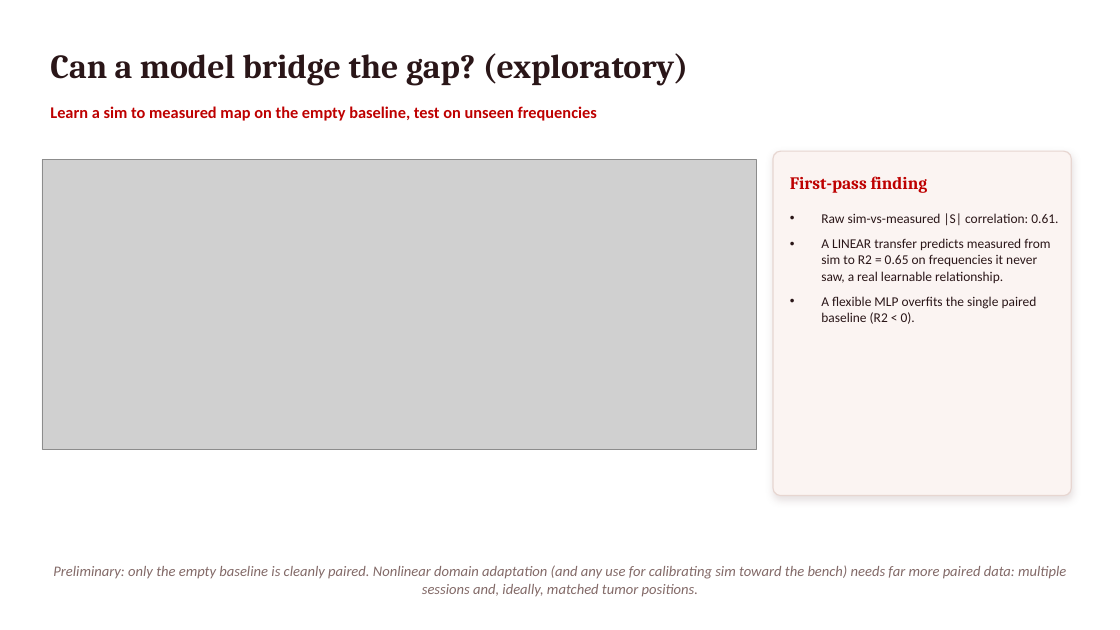
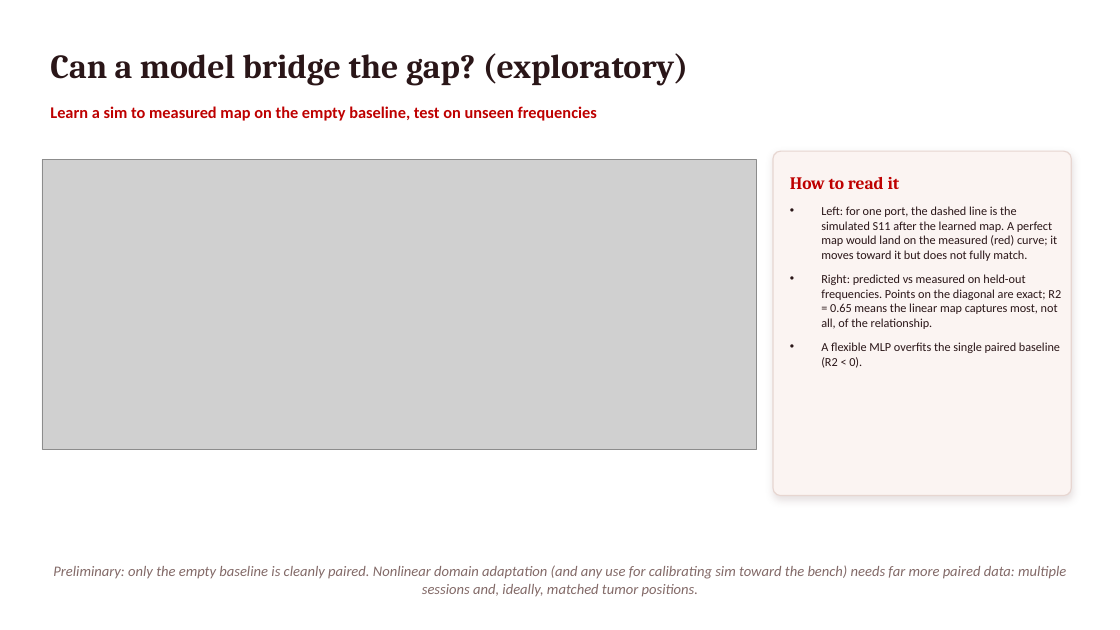
Before and after one commit to pmart1534/microwave-phantom-localization-cnn-mlp, a slide deck: slide 8 of regression_deck/Deck3_Sim_vs_Measured.pptx. Drawn at 1120x630 pixels with LibreOffice and Linux fonts; fonts in the diff are those of the drawing; grey boxes stand for pictures. Boxes give left, top, right and bottom in pixels: in the first picture for what was removed or moved away, otherwise in the second. Text is boxed around its words. In the diff, an @@ line names an element or a change of style, - is before the commit and + after.

```diff
--- a/regression_deck/Deck3_Sim_vs_Measured.pptx
+++ b/regression_deck/Deck3_Sim_vs_Measured.pptx
@@ text at (x1=790, y1=177, x2=900, y2=189): text changed @@
-First-pass finding
+How to read it
@@ text "Left: for one port, the ..." moved from (x1=821, y1=213, x2=1058, y2=324) to (x1=821, y1=206, x2=1061, y2=368) @@
@@ text at (x1=821, y1=206, x2=1061, y2=329): text changed; size 11.5 to 10.5 pt @@
-• Raw sim-vs-measured |S| correlation: 0.61.
-• A LINEAR transfer predicts measured from sim to R2 = 0.65 on frequencies it never saw, a real learnable relationship.
+• Left: for one port, the dashed line is the simulated S11 after the learned map. A perfect map would land on the measured (red) curve; it moves toward it but does not fully match.
+• Right: predicted vs measured on held-out frequencies. Points on the diagonal are exact; R2 = 0.65 means the linear map captures most, not all, of the relationship.
@@ text at (x1=821, y1=342, x2=1060, y2=368): size 11.5 to 10.5 pt in "A flexible MLP overfits the single paired ..." @@
```
Also in this commit, not shown: 2 other slides changed, 19 other files.
